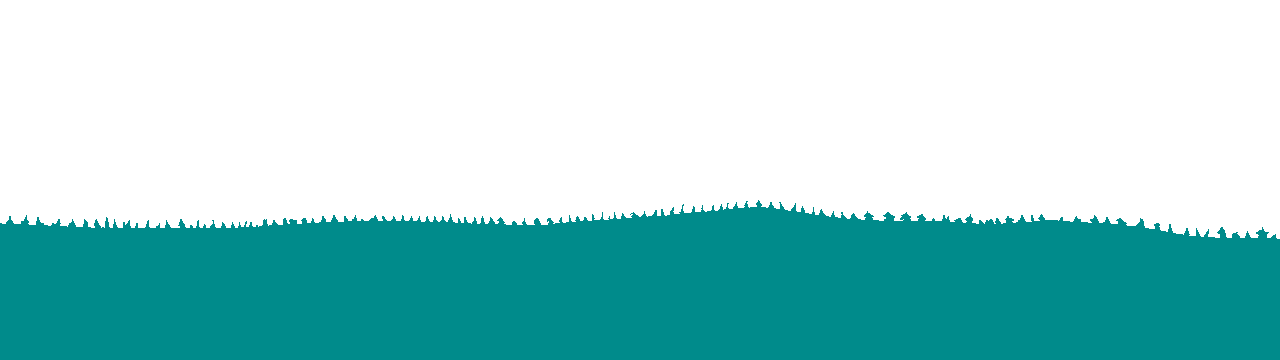
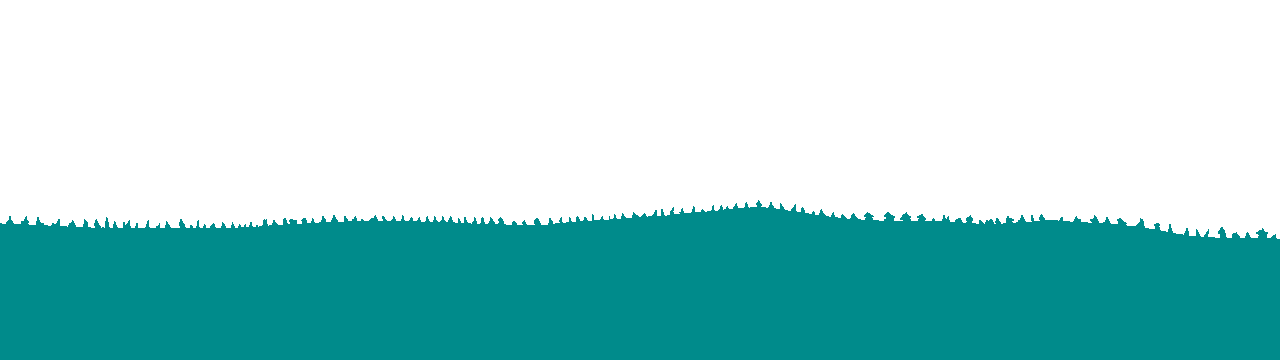
Layers edited between the first and the second 1280x360 image:
painted on "Layer 1" over (x1=26, y1=201, x2=1269, y2=235)
